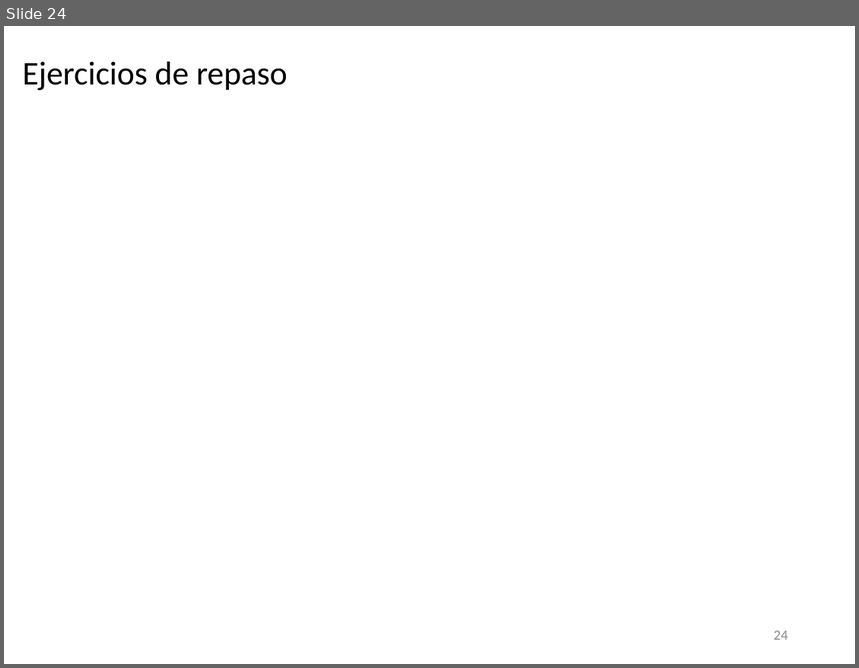
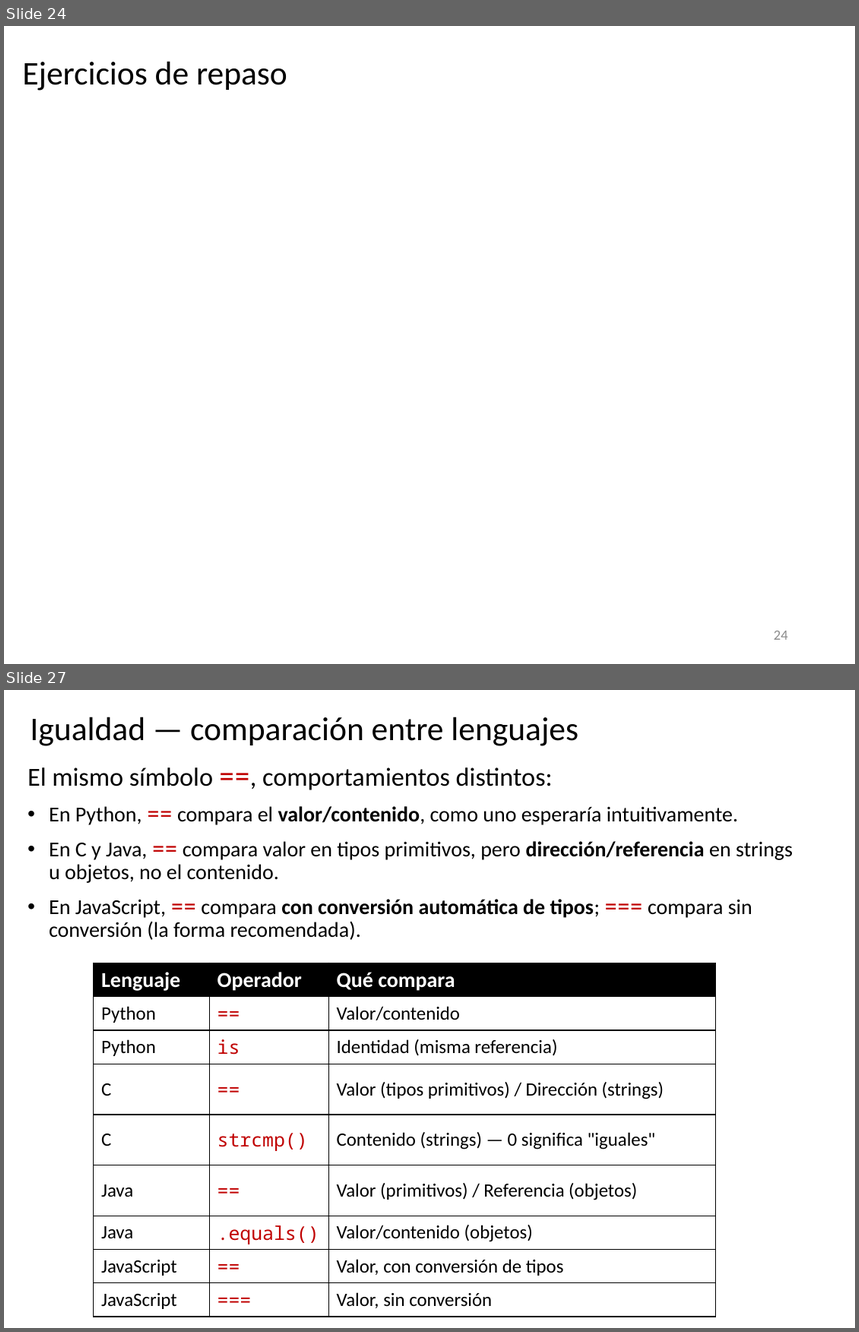
Before and after one commit to algoritmos-UdeA/logica1-20262, a slide deck: clases/4/teoria/clase-04.pptx. Shown one above the other, each under a label of ours: slide 24 before the commit, slides 24 and 27 after it; the slides between them are not shown. The pictures are 859x668 and 859x1332 pixels, drawn with LibreOffice and Linux fonts; fonts in the diff are those of the drawing; grey boxes stand for pictures. Boxes give left, top, right and bottom in pixels: in the first picture for what was removed or moved away, otherwise in the second. Text is boxed around its words. In the diff, an @@ line names an element or a change of style, - is before the commit and + after.

```diff
--- a/clases/4/teoria/clase-04.pptx
+++ b/clases/4/teoria/clase-04.pptx
@@ slide 27 added at <box>4,690,855,1328</box>, background #FFFFFF @@
@@ title added at <box>30,717,579,746</box>, 28 pt, text #000000 @@
+Igualdad — comparación entre lenguajes
@@ text added at <box>28,768,793,940</box>, 18 pt, text #000000 @@
+El mismo símbolo ==, comportamientos distintos:
+• En Python, == compara el valor/contenido, como uno esperaría intuitivamente.
+• En C y Java, == compara valor en tipos primitivos, pero dirección/referencia en strings u objetos, no el contenido.
+• En JavaScript, == compara con conversión automática de tipos; === compara sin conversión (la forma recomendada).
@@ table added at <box>94,964,715,1312</box>, 9 rows, 3 columns @@
+Lenguaje | Operador | Qué compara
+Python | == | Valor/contenido
+Python | is | Identidad (misma referencia)
+C | == | Valor (tipos primitivos) / Dirección (strings)
+C | strcmp() | Contenido (strings) — 0 significa "iguales"
+Java | == | Valor (primitivos) / Referencia (objetos)
+Java | .equals() | Valor/contenido (objetos)
+JavaScript | == | Valor, con conversión de tipos
+JavaScript | === | Valor, sin conversión
```
Also in this commit, not shown: 6 slides changed, 5 other slides added, 10 other files.
